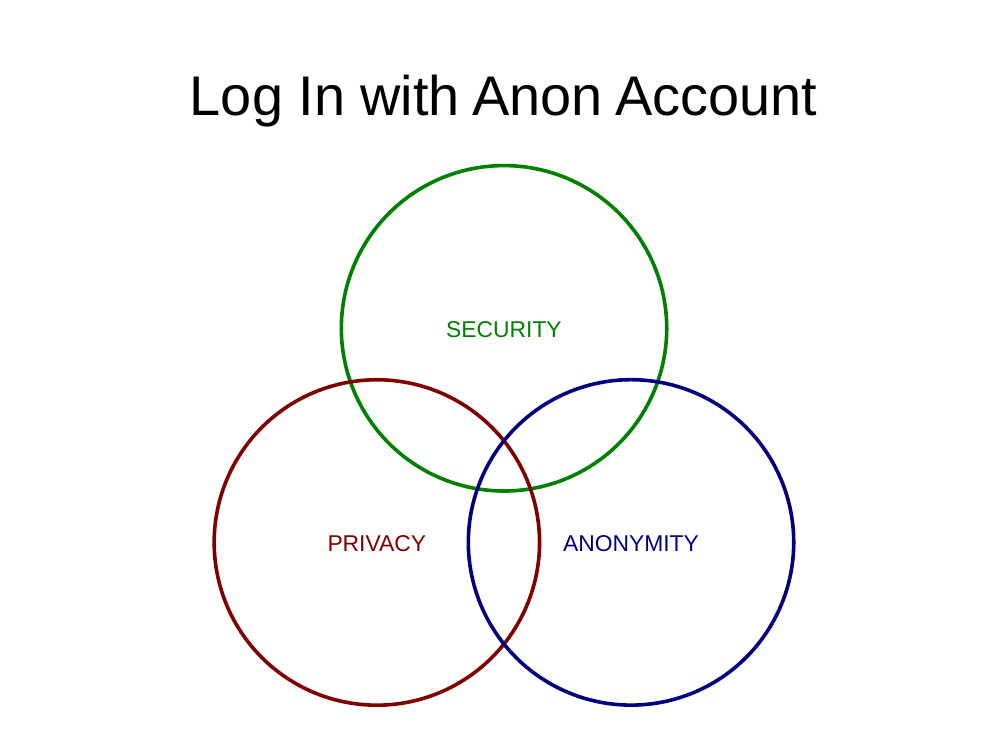
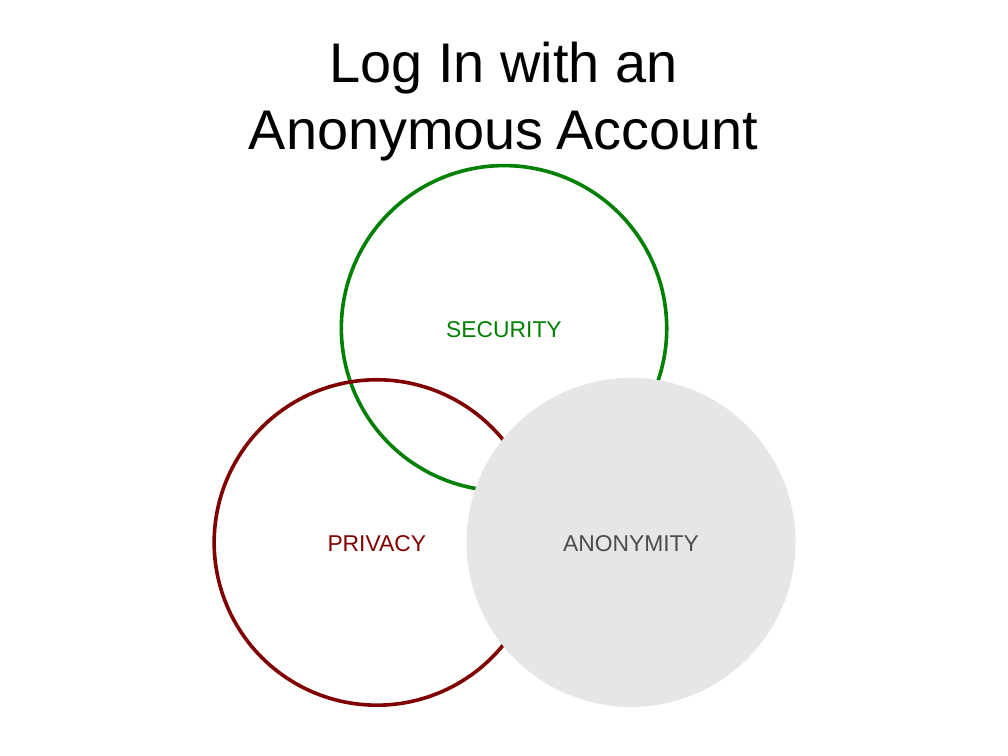
Before and after one commit to bendechrai/preso-security-privacy-anonymity, a slide deck: slide 12 of security-privacy-anonymity.odp (slide 5 before the commit). Drawn at 1008x756 pixels with LibreOffice and Linux fonts; fonts in the diff are those of the drawing. Boxes give left, top, right and bottom in pixels: in the first picture for what was removed or moved away, otherwise in the second. Text is boxed around its words. In the diff, an @@ line names an element or a change of style, - is before the commit and + after.

```diff
--- a/security-privacy-anonymity.odp
+++ b/security-privacy-anonymity.odp
@@ title at <box>249,41,758,159</box>: text changed @@
-Log In with Anon Account
+Log In with an
+Anonymous Account
@@ ellipse "ANONYMITY" at <box>468,380,794,705</box>: text colour #000080 to #4C4C4C; fill none to #E6E6E6; outline #000080 2.83 pt to #E6E6E6 2.83 pt @@
```
Also in this commit, not shown: 9 other slides changed, 15 slides added, 2 slides removed.
